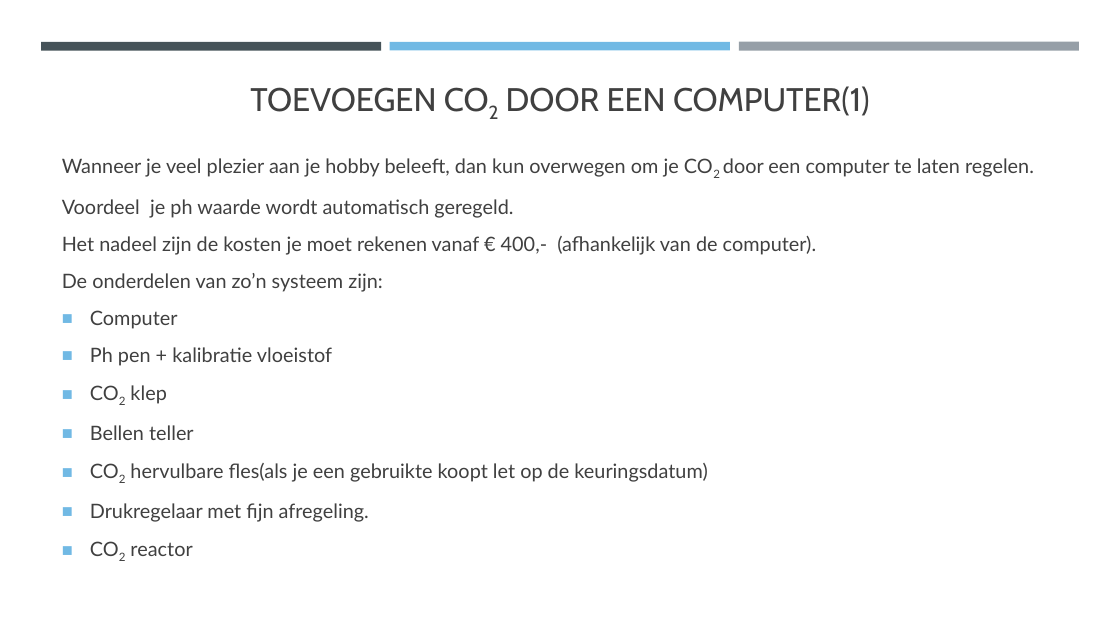
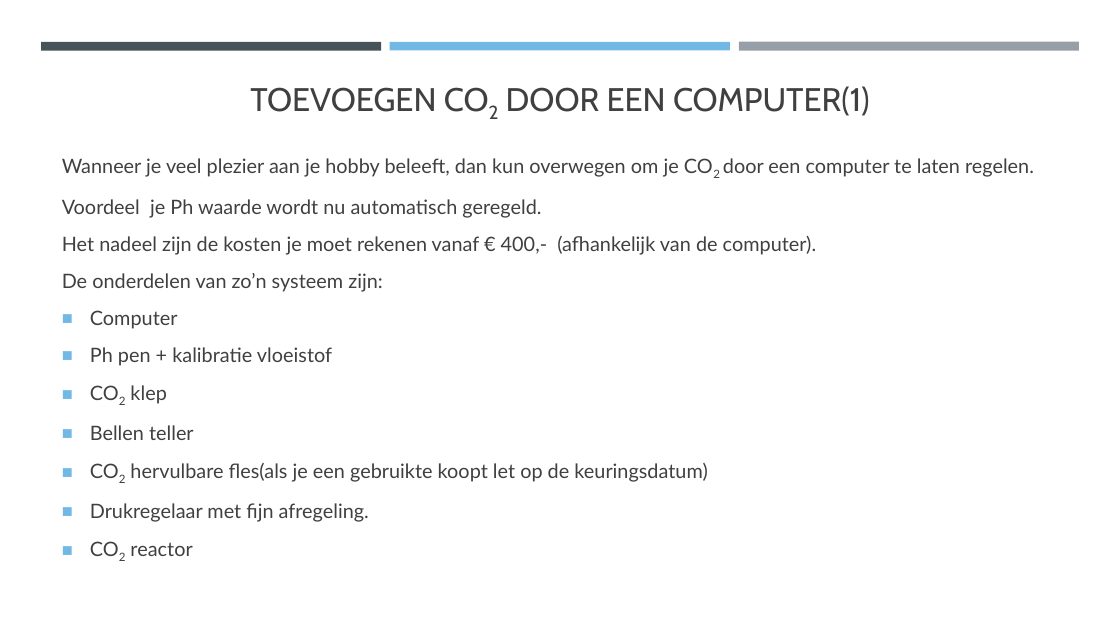
Before and after one commit to Riekusb/arduino, a slide deck: slide 20 of lezingen/basiskennis aquarium houden/Basiskennis aquarium.pptx. Drawn at 1120x630 pixels with LibreOffice and Linux fonts; fonts in the diff are those of the drawing. Boxes give left, top, right and bottom in pixels: in the first picture for what was removed or moved away, otherwise in the second. Text is boxed around its words. In the diff, an @@ line names an element or a change of style, - is before the commit and + after.

```diff
--- a/lezingen/basiskennis aquarium houden/Basiskennis aquarium.pptx
+++ b/lezingen/basiskennis aquarium houden/Basiskennis aquarium.pptx
@@ text at [62, 199, 541, 218]: text changed @@
-Voordeel je ph waarde wordt automatisch geregeld.
+Voordeel je Ph waarde wordt nu automatisch geregeld.
```
Also in this commit, not shown: 19 other slides changed, 1 other file.
